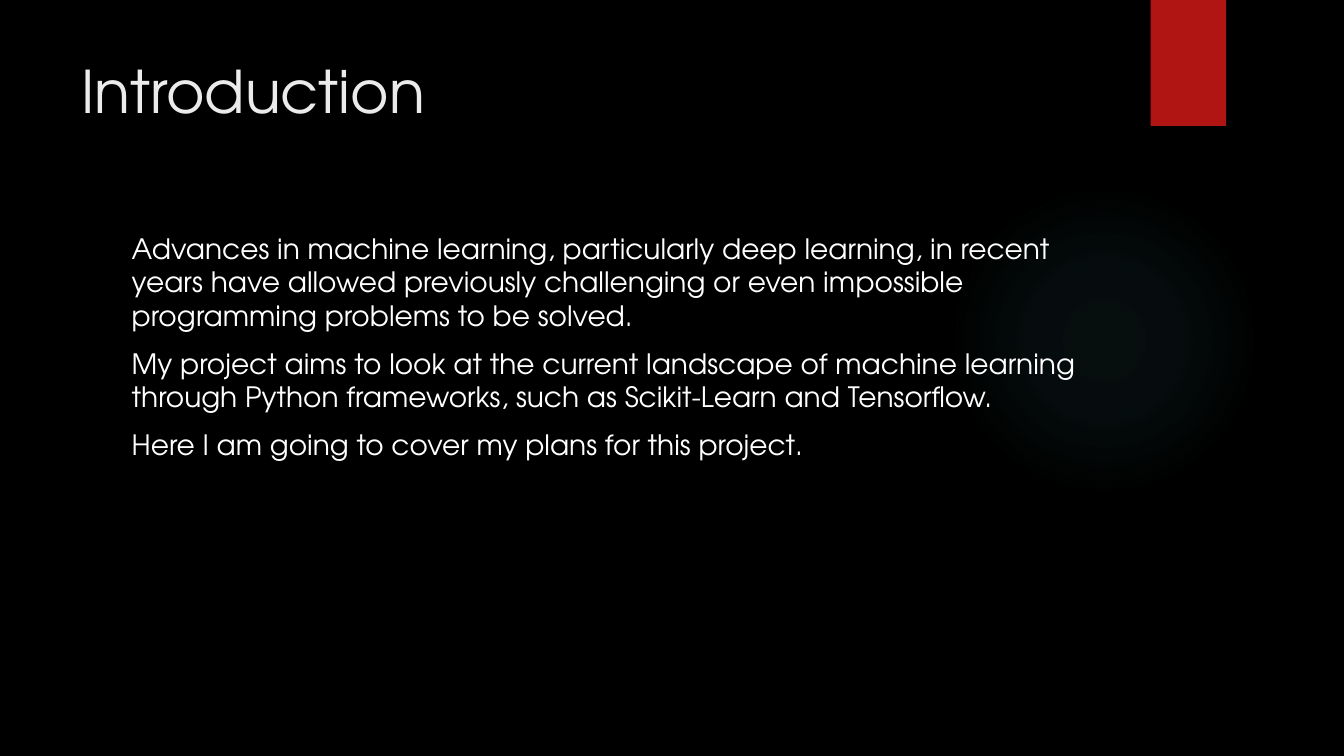
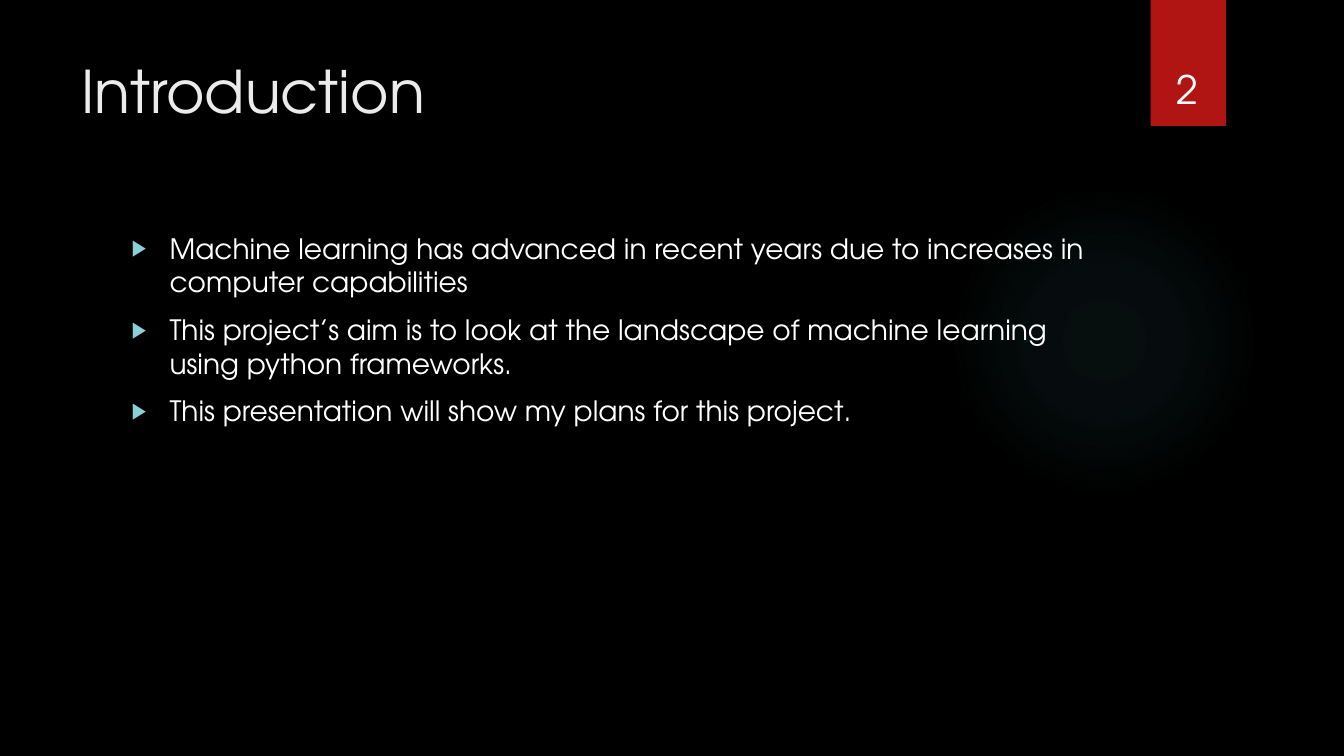
Before and after one commit to BladesOfBaconIV/finalYearProject, a slide deck: slide 2 of documents/interim-presentation/Machine Learning Using Python Frameworks.pptx. Drawn at 1344x756 pixels with LibreOffice and Linux fonts; fonts in the diff are those of the drawing; background and template pictures are left out. Boxes give left, top, right and bottom in pixels: in the first picture for what was removed or moved away, otherwise in the second. Text is boxed around its words. In the diff, an @@ line names an element or a change of style, - is before the commit and + after.

```diff
--- a/documents/interim-presentation/Machine Learning Using Python Frameworks.pptx
+++ b/documents/interim-presentation/Machine Learning Using Python Frameworks.pptx
@@ page number added at (1177,74,1199,104), 28 pt, text #FFFFFF @@
+2
@@ text at (170,238,1084,427): text changed @@
-Advances in machine learning, particularly deep learning, in recent years have allowed previously challenging or even impossible programming problems to be solved.
-My project aims to look at the current landscape of machine learning through Python frameworks, such as Scikit-Learn and Tensorflow.
-Here I am going to cover my plans for this project.
+▶ Machine learning has advanced in recent years due to increases in computer capabilities
+▶ This project’s aim is to look at the landscape of machine learning using python frameworks.
+▶ This presentation will show my plans for this project.
```
Also in this commit, not shown: 7 other slides changed, 2 slides added, 1 other file.
